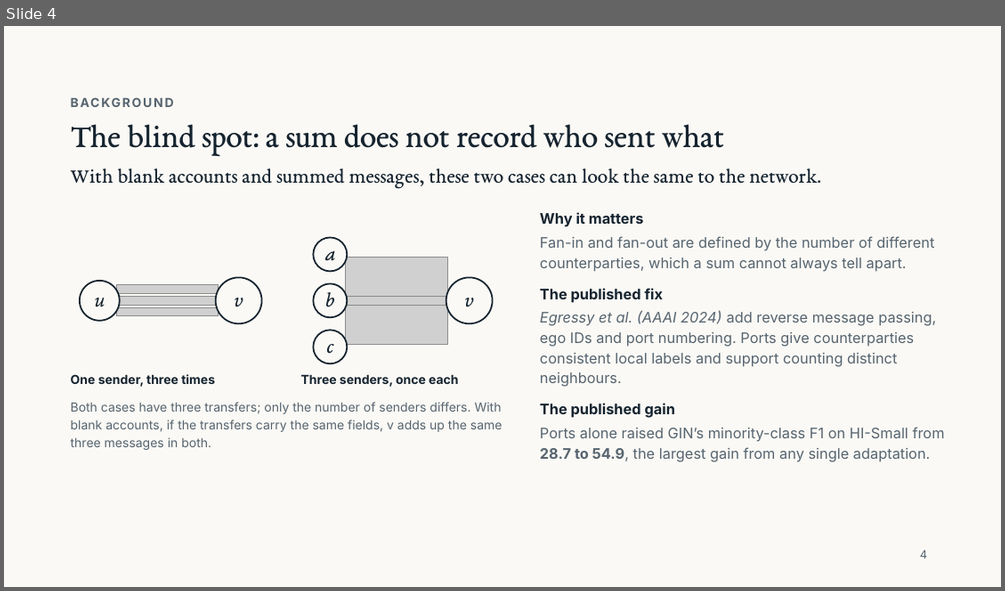
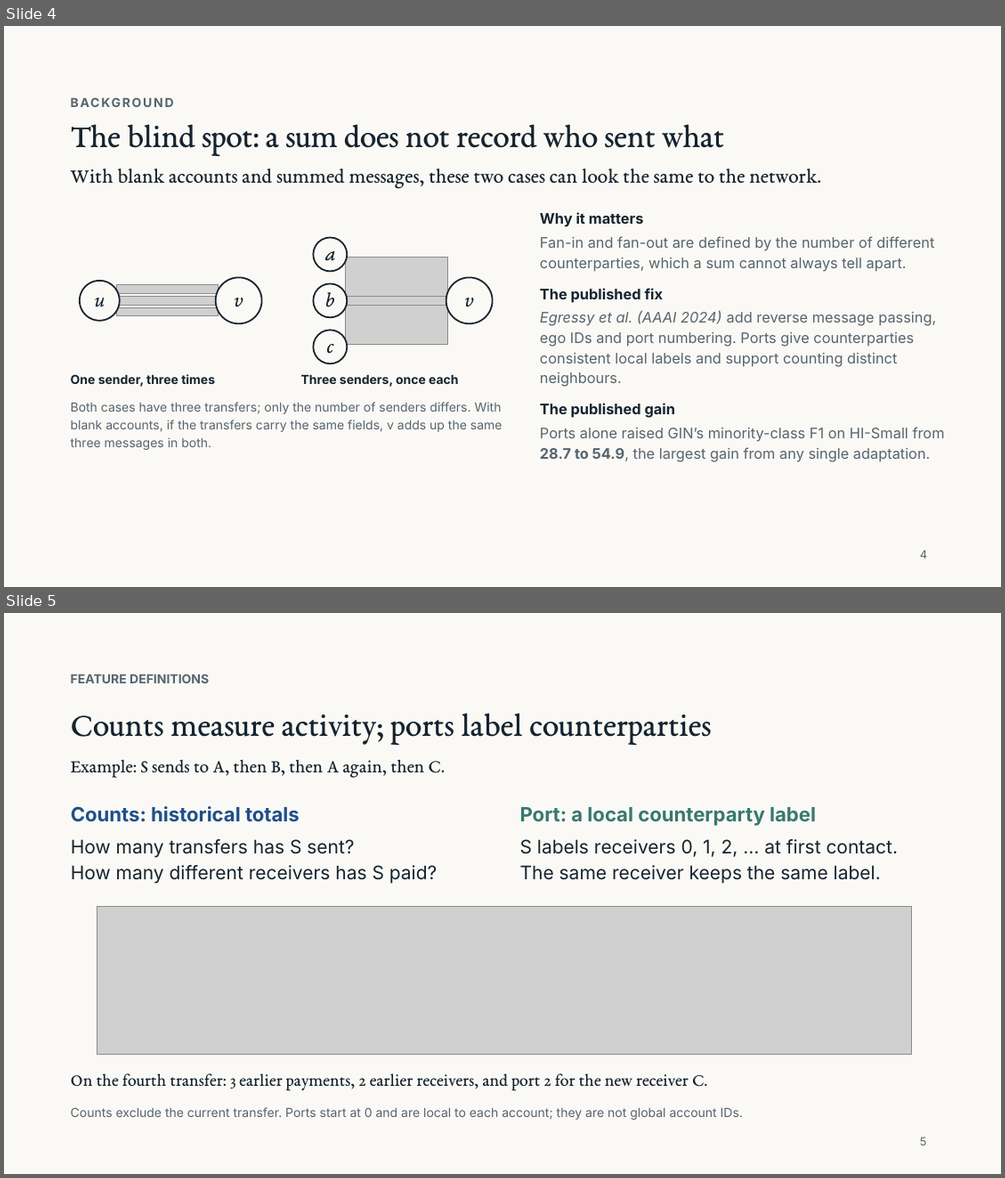
Before and after one commit to Yuchen-Fu/COMP9501, a slide deck: presentation/final-research/Beyond_Counterparty_Counts_FINAL.pptx. Shown one above the other, each under a label of ours: slide 4 before the commit, slides 4 and 5 after it. The pictures are 1005x591 and 1005x1178 pixels, drawn with LibreOffice and Linux fonts; fonts in the diff are those of the drawing; grey boxes stand for pictures. Boxes give left, top, right and bottom in pixels: in the first picture for what was removed or moved away, otherwise in the second. Text is boxed around its words. In the diff, an @@ line names an element or a change of style, - is before the commit and + after.

Commit message:
Explain count features and local port labels with worked slide examples

```diff
--- a/presentation/final-research/Beyond_Counterparty_Counts_FINAL.pptx
+++ b/presentation/final-research/Beyond_Counterparty_Counts_FINAL.pptx
@@ slide 5 added at <box>4,613,1001,1174</box>, background #FAF9F5 @@
@@ text added at <box>71,674,209,683</box>, 12 pt, text #56646F, bold @@
+FEATURE DEFINITIONS
@@ text added at <box>71,713,711,745</box>, 32 pt, text #15232F @@
+Counts measure activity; ports label counterparties
@@ text added at <box>71,759,445,778</box>, 18 pt, text #15232F @@
+Example: S sends to A, then B, then A again, then C.
@@ text added at <box>71,806,299,822</box>, 19 pt, text #1F4F8A, bold @@
+Counts: historical totals
@@ text added at <box>520,807,816,826</box>, 19 pt, text #38786F, bold @@
+Port: a local counterparty label
@@ text added at <box>71,839,437,884</box>, 18 pt, text #15232F @@
+How many transfers has S sent?
+How many different receivers has S paid?
@@ text added at <box>520,839,898,884</box>, 18 pt, text #15232F @@
+S labels receivers 0, 1, 2, … at first contact.
+The same receiver keeps the same label.
@@ picture added at <box>97,906,912,1054</box> @@
@@ text added at <box>71,1073,708,1091</box>, 17 pt, text #15232F @@
+On the fourth transfer: 3 earlier payments, 2 earlier receivers, and port 2 for the new receiver C.
@@ text added at <box>71,1107,743,1119</box>, 12 pt, text #56646F @@
+Counts exclude the current transfer. Ports start at 0 and are local to each account; they are not global account IDs.
@@ text added at <box>920,1136,927,1145</box>, 11 pt, text #56646F @@
+5
```
Also in this commit, not shown: 10 slides changed, 1 other slide added, 1 slide removed, 35 other files.
